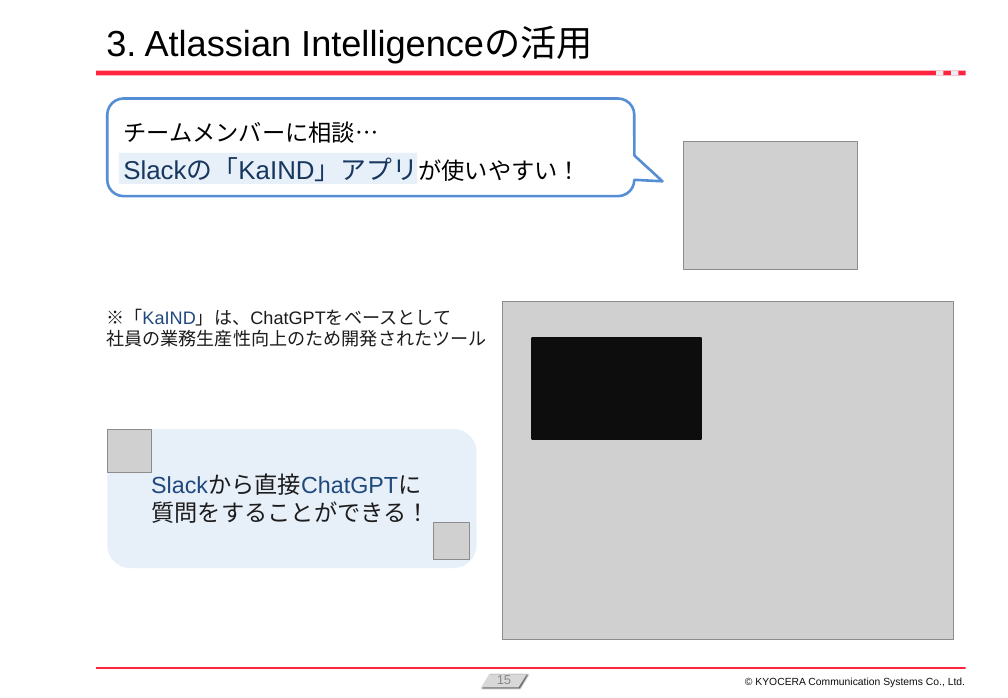
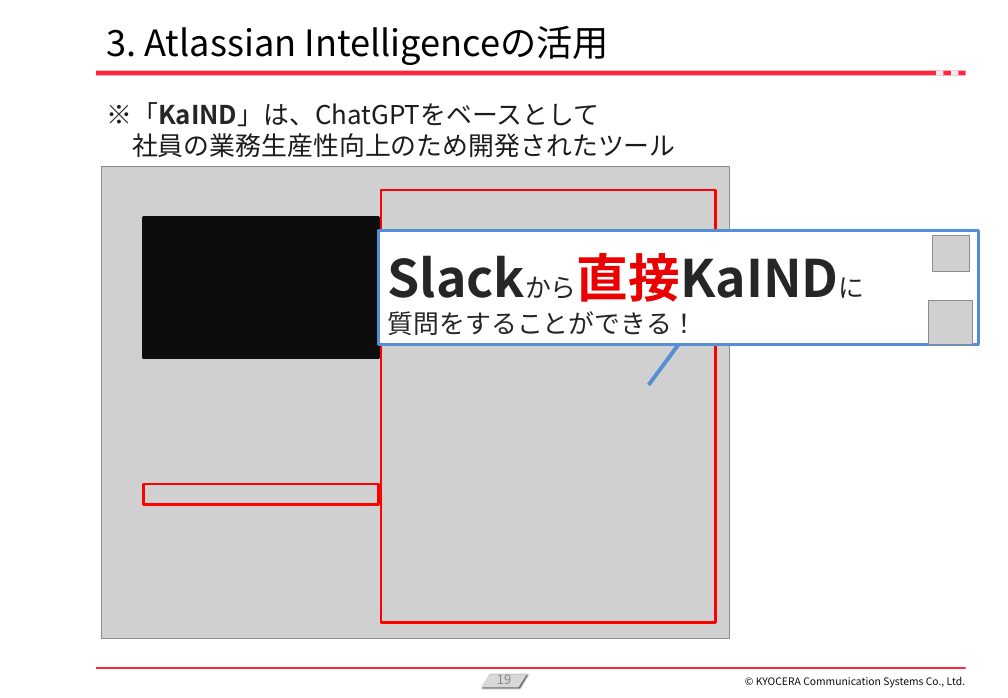
Before and after one commit to KanataOsako/SCSA, a slide deck: slide 19 of src/研究レポート/業務改善【大迫かなた】2024年予選会資料.pptx (slide 15 before the commit). Drawn at 1008x698 pixels with LibreOffice and Linux fonts; fonts in the diff are those of the drawing; grey boxes stand for pictures; background and template pictures are left out. Boxes give left, top, right and bottom in pixels: in the first picture for what was removed or moved away, otherwise in the second. Text is boxed around its words. In the diff, an @@ line names an element or a change of style, - is before the commit and + after.

```diff
--- a/src/研究レポート/業務改善【大迫かなた】2024年予選会資料.pptx
+++ b/src/研究レポート/業務改善【大迫かなた】2024年予選会資料.pptx
@@ title "3. Atlassian Intelligenceの活用" at [106,26,608,65]: font Arial to Noto Sans CJK JP @@
@@ text "※「KaIND」は、ChatGPTをベースとして": place and size @@
-text "※「KaIND」は、ChatGPTをベースとして" at [106,308,487,347]
+text "※「KaIND」は、ChatGPTをベースとして" at [106,102,676,157]
@@ text "※「KaIND」は、ChatGPTをベースとして" at [106,102,676,157]: size 14 to 20 pt, font Arial to Noto Sans CJK JP; text colour #1F497D to #262626, bold on in "※「KaIND」は、ChatGPTをベースとして" @@
@@ rounded speech box removed at [107,99,634,196] @@
@@ text removed at [123,121,581,182] @@
-チームメンバーに相談…
-Slackの「KaIND」アプリが使いやすい！
@@ picture removed at [684,141,858,269] @@
@@ picture: place and size @@
-picture at [503,302,954,640]
+picture at [101,167,730,638]
@@ rectangle removed at [119,153,418,183] @@
@@ rectangle added at [381,190,716,623], outline #FF0000 2 pt @@
@@ rectangle: place and size @@
-rectangle at [532,338,701,438]
+rectangle at [143,217,378,357]
@@ rectangle "Slackから直接KaINDに": place and size @@
-rectangle "Slackから直接KaINDに" at [151,475,430,523]
+rectangle "Slackから直接KaINDに" at [379,231,979,344]
@@ rectangle "Slackから直接KaINDに" at [379,231,979,344]: fill none to #FFFFFF; outline none to #558ED5 2.25 pt @@
@@ picture: place and size @@
-picture at [434,523,470,559]
+picture at [933,235,969,272]
@@ text in rectangle at [388,311,698,335]: size 18 to 20 pt, font Arial to Noto Sans CJK JP, text colour #1D1C1D to #262626 in "質問をすることができる！" @@
@@ picture: place and size @@
-picture at [107,429,151,473]
+picture at [929,301,973,344]
@@ line added from (679, 344) to (649, 385), #558ED5 3 pt @@
@@ rounded rectangle removed at [107,429,477,568] @@
@@ text in rectangle at [151,475,421,495]: text changed; size 18 to 40 pt; font Arial to Noto Sans CJK JP; text colour #1F497D to #262626; bold on @@
-Slackから直接ChatGPTに
+Slackから直接KaINDに
@@ rectangle added at [143,484,378,504], outline #FF0000 2 pt @@
@@ text "© KYOCERA Communication Systems Co., ..." at [756,677,965,688]: font Arial to Noto Sans CJK JP @@
```
Also in this commit, not shown: 22 other slides changed, 23 slides added, 6 slides removed, 2 other files.
